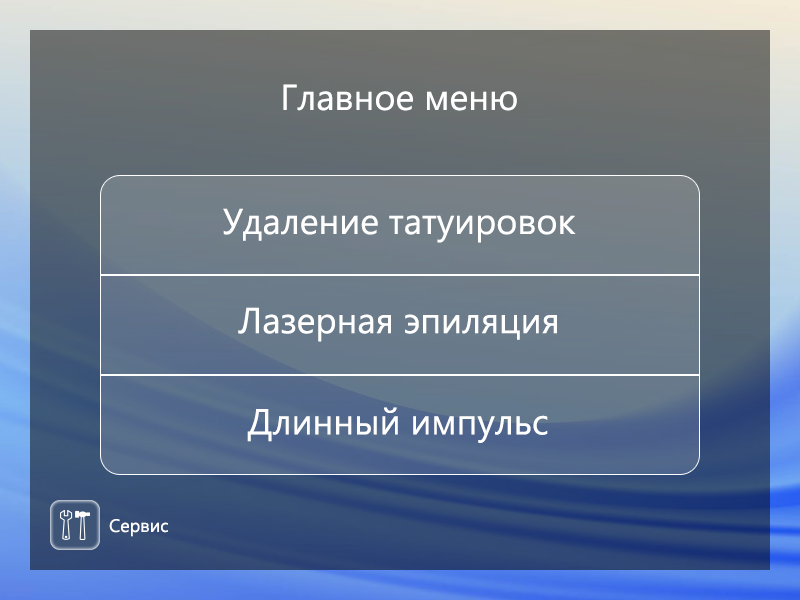
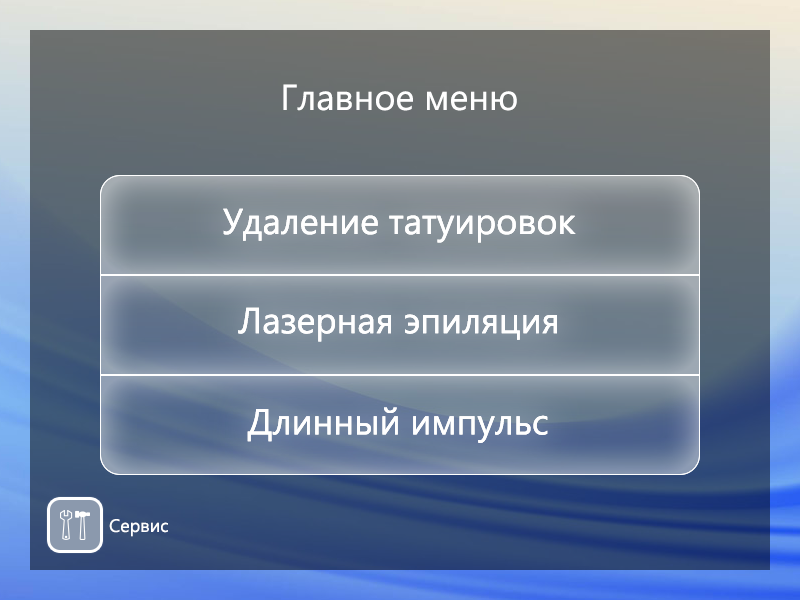
Layers edited between the first and the second (800, 600) image:
showed group "Labels RU pressed" (3 layers) over [223, 208, 576, 443]
showed group "Menu Items (pressed)" (10 layers) over [50, 500, 100, 550]
